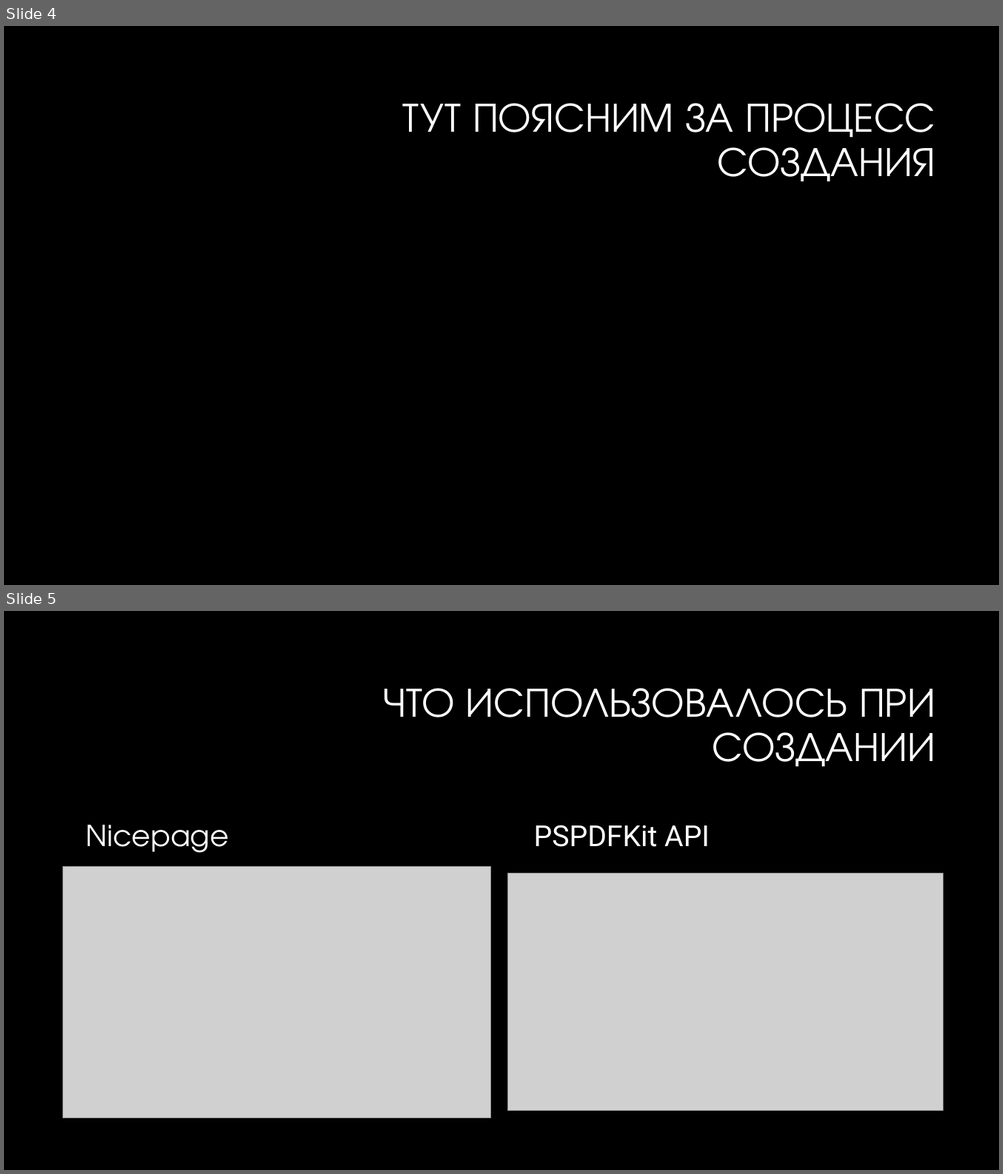
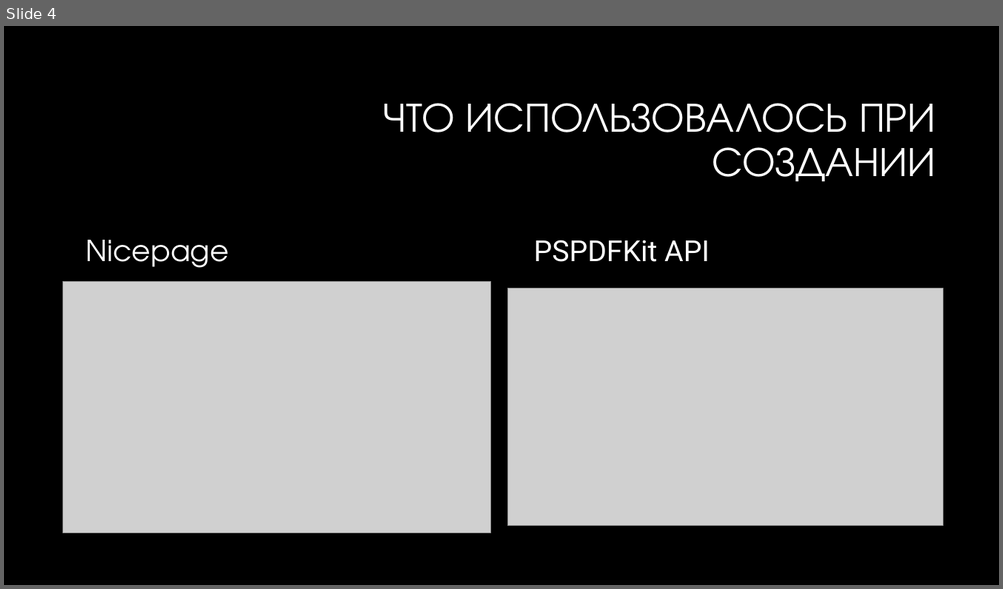
Before and after one commit to FirendEndlire/File_Senior, a slide deck: INFORMATION_FOR_PEOPLE/File Senior(название мб поменяем).pptx. Shown one above the other, each under a label of ours: slides 4 and 5 before the commit, slide 4 after it. The pictures are 1003x1174 and 1003x589 pixels, drawn with LibreOffice and Linux fonts; fonts in the diff are those of the drawing; grey boxes stand for pictures; background and template pictures are left out. Boxes give left, top, right and bottom in pixels: in the first picture for what was removed or moved away, otherwise in the second. Text is boxed around its words. In the diff, an @@ line names an element or a change of style, - is before the commit and + after.

```diff
--- a/INFORMATION_FOR_PEOPLE/File Senior(название мб поменяем).pptx
+++ b/INFORMATION_FOR_PEOPLE/File Senior(название мб поменяем).pptx
@@ slide 4 removed at (4, 26, 999, 585), background #000000 @@
@@ title removed at (402, 103, 935, 182) @@
-ТУТ ПОЯСНИМ ЗА ПРОЦЕСС СОЗДАНИЯ
@@ what was slide 5 is now slide 4 @@
```
Also in this commit, not shown: 2 slides changed, 1 slide added, 1 other slide removed, 1 other file.
